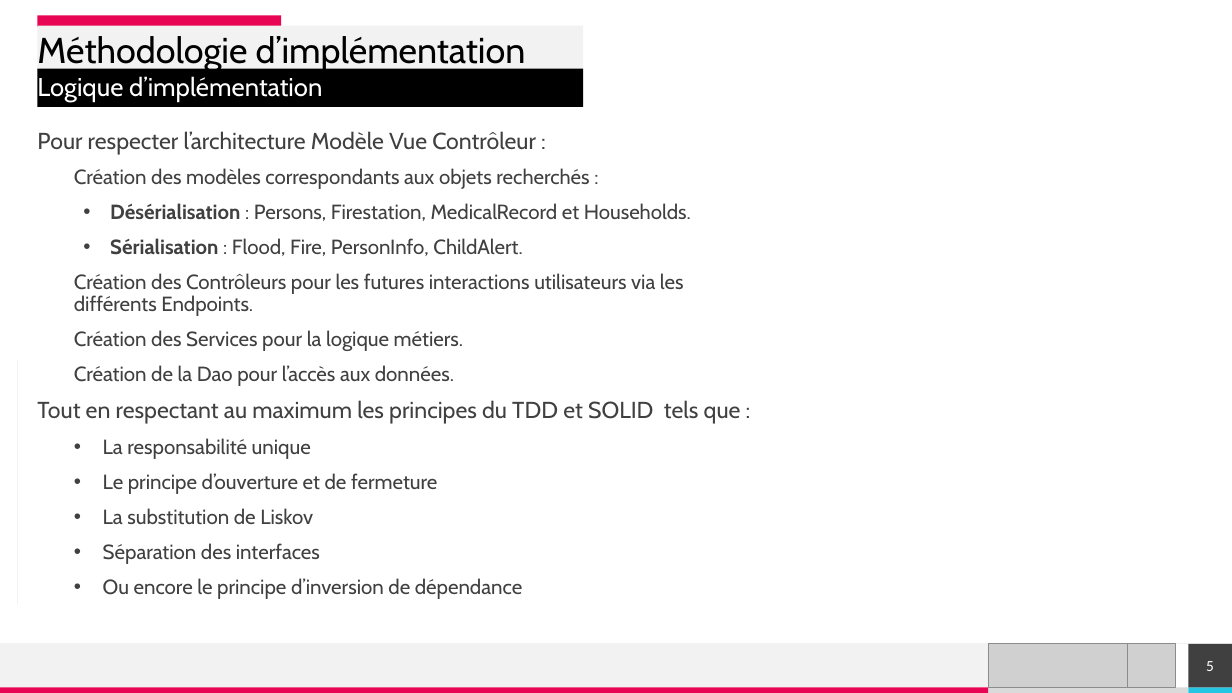
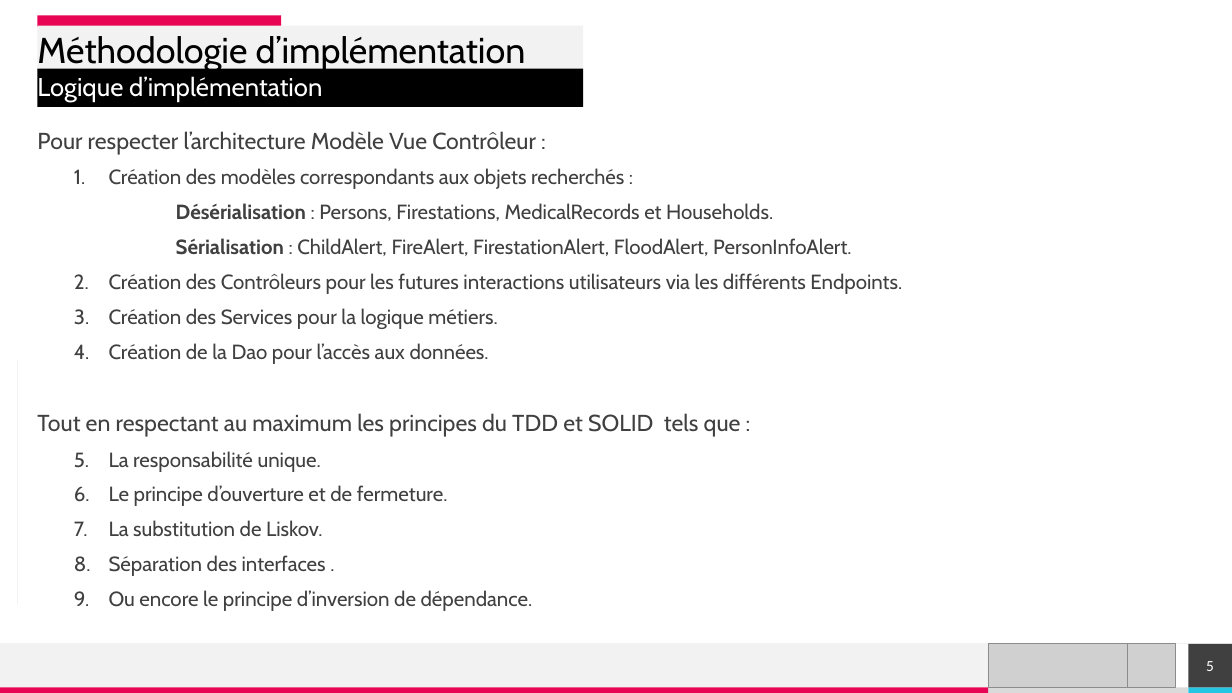
Before and after one commit to qbeAccountPro/alerts, a slide deck: slide 5 of Présentation de slides.pptx. Drawn at 1232x693 pixels with LibreOffice and Linux fonts; fonts in the diff are those of the drawing; grey boxes stand for pictures. Boxes give left, top, right and bottom in pixels: in the first picture for what was removed or moved away, otherwise in the second. Text is boxed around its words. In the diff, an @@ line names an element or a change of style, - is before the commit and + after.

```diff
--- a/Présentation de slides.pptx
+++ b/Présentation de slides.pptx
@@ text at box(109, 168, 902, 364): bullet none to 1.; list level 2 to 3 in "Création des Contrôleurs pour les ..." @@
@@ text at box(176, 203, 852, 256): text changed @@
-    • Désérialisation : Persons, Firestation, MedicalRecord et Households.
-    • Sérialisation : Flood, Fire, PersonInfo, ChildAlert.
+    Désérialisation : Persons, Firestations, MedicalRecords et Households.
+    Sérialisation : ChildAlert, FireAlert, FirestationAlert, FloodAlert, PersonInfoAlert.
@@ text at box(109, 451, 533, 611): text changed @@
-  • La responsabilité unique
-  • Le principe d’ouverture et de fermeture
-  • La substitution de Liskov
-  • Séparation des interfaces
-  • Ou encore le principe d’inversion de dépendance
+  1. La responsabilité unique.
+  2. Le principe d’ouverture et de fermeture.
+  3. La substitution de Liskov.
+  4. Séparation des interfaces .
+  5. Ou encore le principe d’inversion de dépendance.
```
Also in this commit, not shown: 7 other slides changed, 1 slide added.
